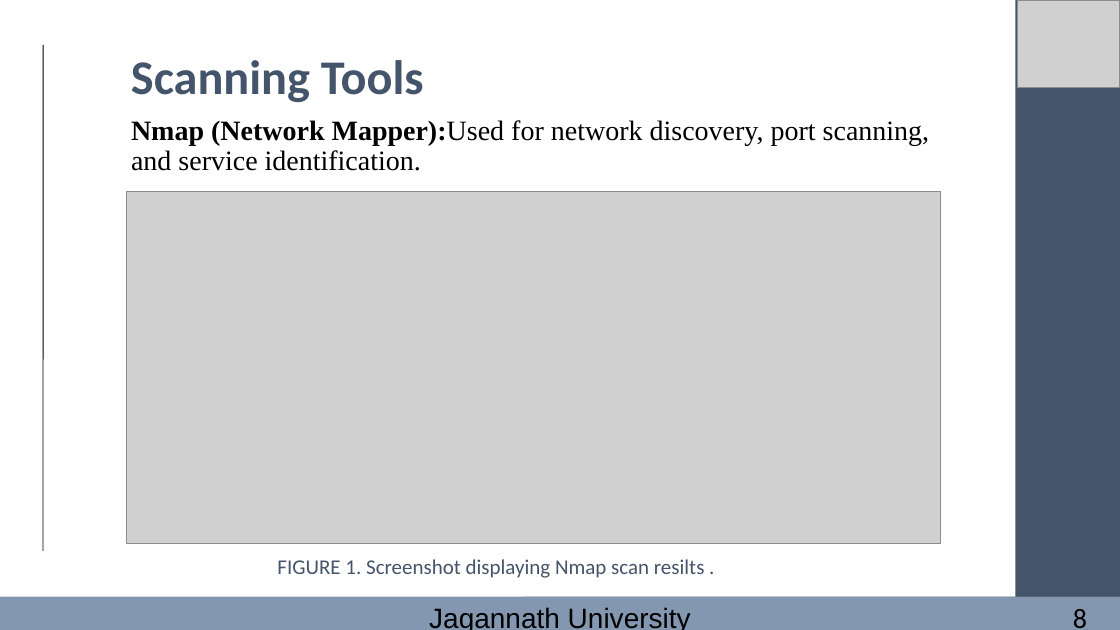
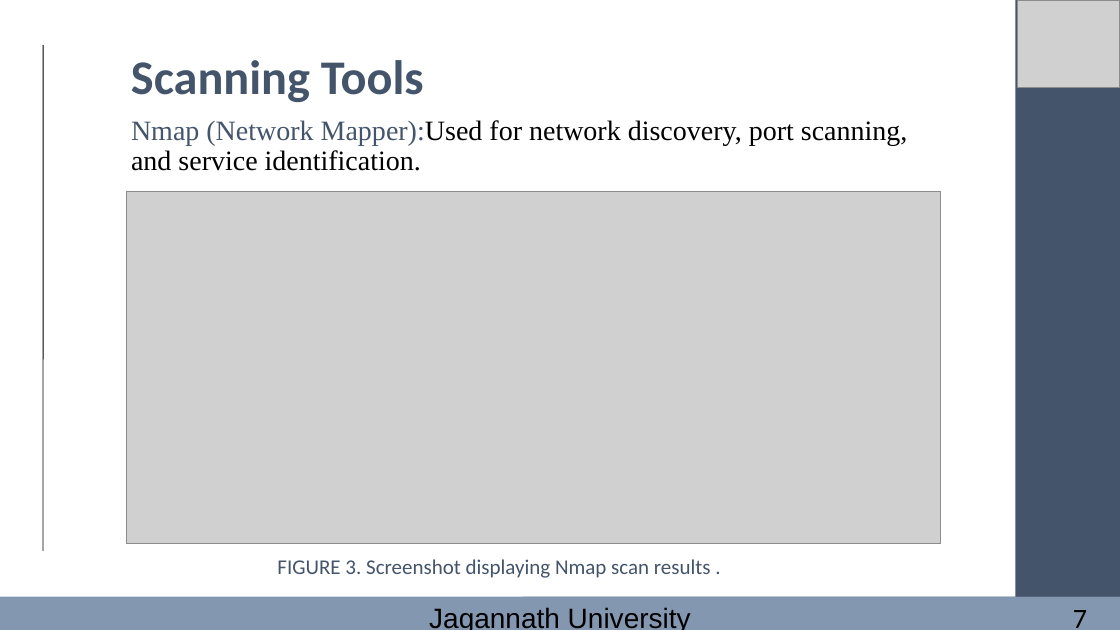
Before and after one commit to FarhanaSuci/MSc_JnU_PresentationSlides, a slide deck: slide 7 of Presentetion_EthicalHacking (1).pptx. Drawn at 1120x630 pixels with LibreOffice and Linux fonts; fonts in the diff are those of the drawing; grey boxes stand for pictures. Boxes give left, top, right and bottom in pixels: in the first picture for what was removed or moved away, otherwise in the second. Text is boxed around its words. In the diff, an @@ line names an element or a change of style, - is before the commit and + after.

```diff
--- a/Presentetion_EthicalHacking (1).pptx
+++ b/Presentetion_EthicalHacking (1).pptx
@@ title "Nmap (Network Mapper):Used for network ..." at (131, 120, 908, 171): text colour #000000 to #44546A, bold off in "Nmap (Network Mapper):Used" @@
@@ text at (277, 559, 711, 578): text changed @@
-FIGURE 1. Screenshot displaying Nmap scan resilts .
+FIGURE 3. Screenshot displaying Nmap scan results .
@@ text at (1073, 610, 1087, 628): text changed @@
-8
+7
```
Also in this commit, not shown: 30 other slides changed.
